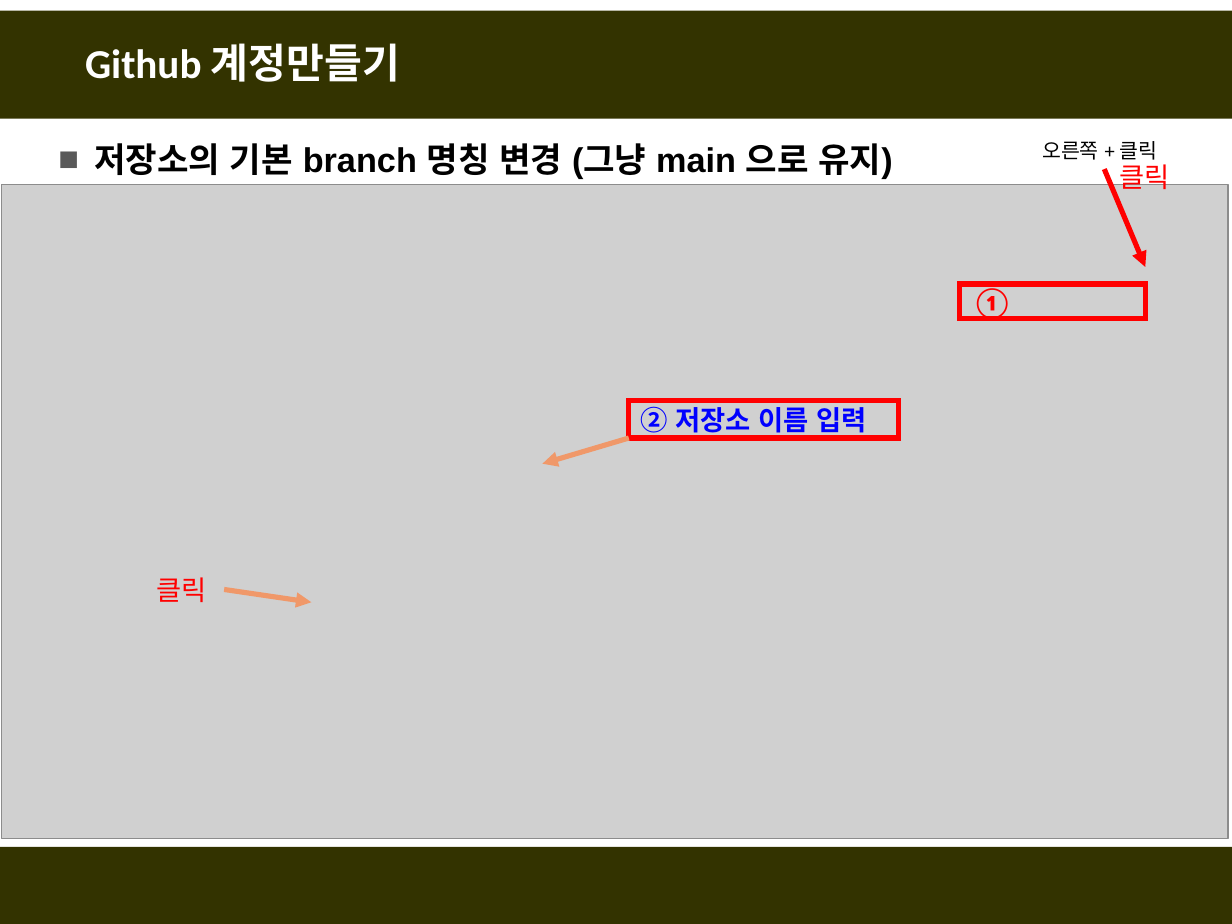
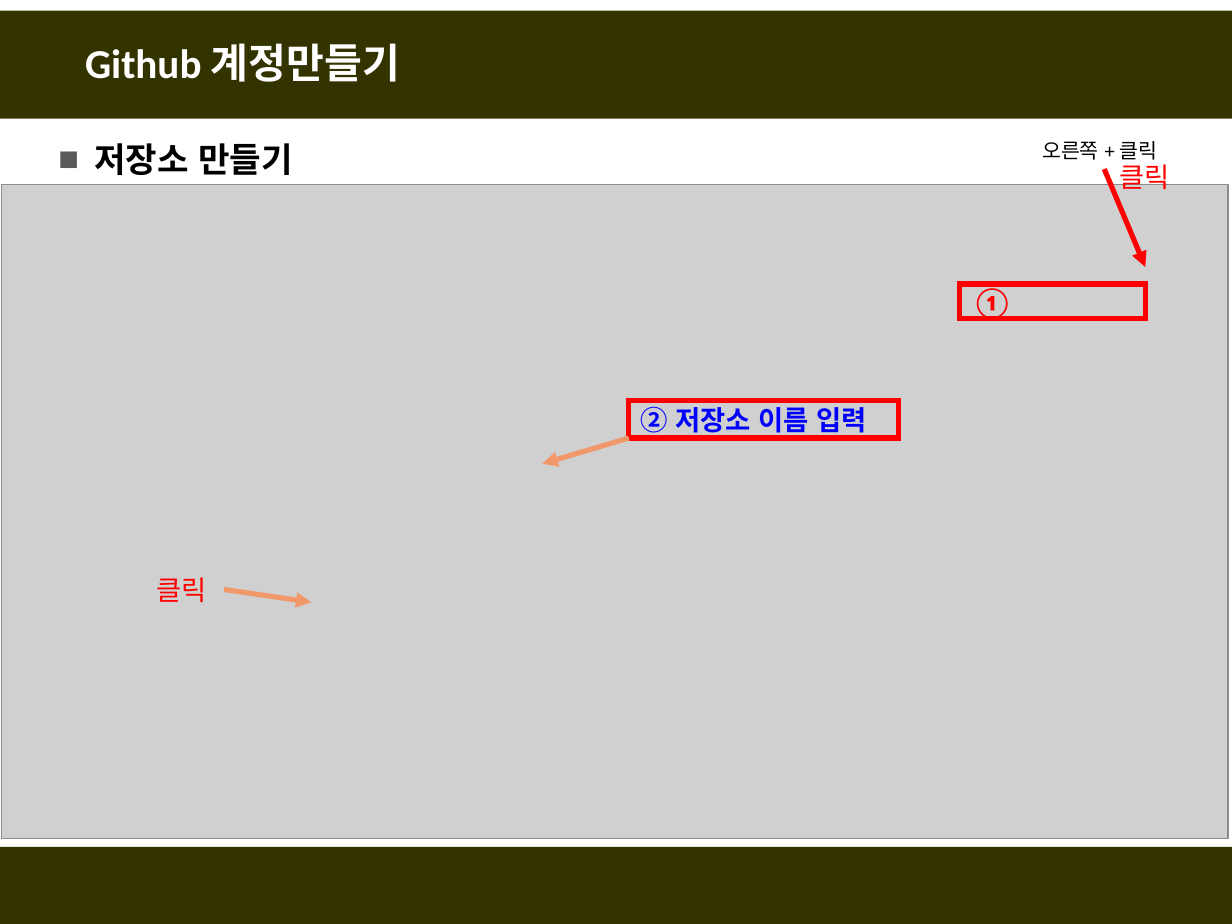
Before and after one commit to fasthill/github-lecture, a slide deck: slide 19 of git및github첫걸음2-원격저장소만들기.pptx. Drawn at 1232x924 pixels with LibreOffice and Linux fonts; fonts in the diff are those of the drawing; grey boxes stand for pictures. Boxes give left, top, right and bottom in pixels: in the first picture for what was removed or moved away, otherwise in the second. Text is boxed around its words. In the diff, an @@ line names an element or a change of style, - is before the commit and + after.

```diff
--- a/git및github첫걸음2-원격저장소만들기.pptx
+++ b/git및github첫걸음2-원격저장소만들기.pptx
@@ text at box(94, 143, 293, 175): text changed @@
-■ 저장소의 기본 branch 명칭 변경 (그냥 main 으로 유지)
+■ 저장소 만들기
```
Also in this commit, not shown: 7 other slides changed, 1 slide removed.
